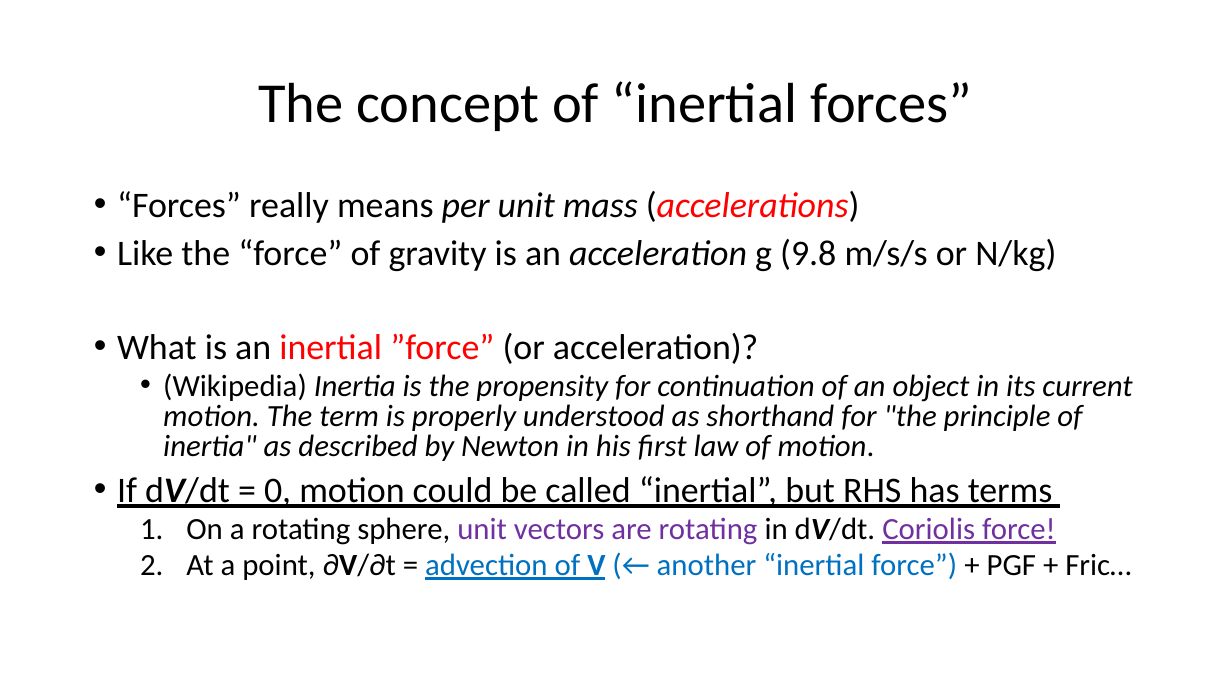
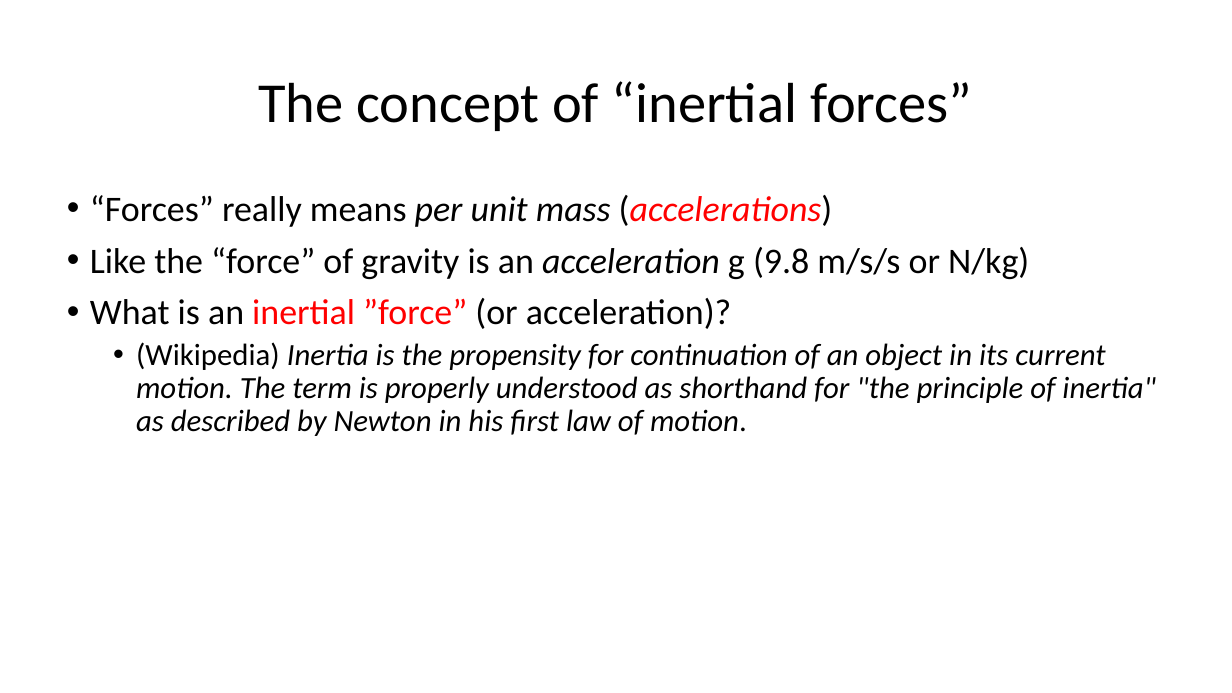
Before and after one commit to ATMOcanes/ATM651, a slide deck: slide 7 of Week3-4_kinematics/Forces_WH7.2.pptx. Drawn at 1232x693 pixels with LibreOffice and Linux fonts; fonts in the diff are those of the drawing. Boxes give left, top, right and bottom in pixels: in the first picture for what was removed or moved away, otherwise in the second. Text is boxed around its words. In the diff, an @@ line names an element or a change of style, - is before the commit and + after.

```diff
--- a/Week3-4_kinematics/Forces_WH7.2.pptx
+++ b/Week3-4_kinematics/Forces_WH7.2.pptx
@@ text "“Forces” really means per unit ...": place and size @@
-text "“Forces” really means per unit ..." at box(117, 191, 1132, 580)
+text "“Forces” really means per unit ..." at box(90, 195, 1155, 436)
@@ text "“Forces” really means per unit ..." at box(90, 195, 1155, 436): line spacing 0.8 to 0.9 @@
@@ text at box(117, 476, 1131, 580): paragraphs removed @@
-• If dV/dt = 0, motion could be called “inertial”, but RHS has terms
-  1. On a rotating sphere, unit vectors are rotating in dV/dt. Coriolis force!
-  2. At a point, ∂V/∂t = advection of V (← another “inertial force”) + PGF + Fric…
```
Also in this commit, not shown: 8 slides added, 1 slide removed.
